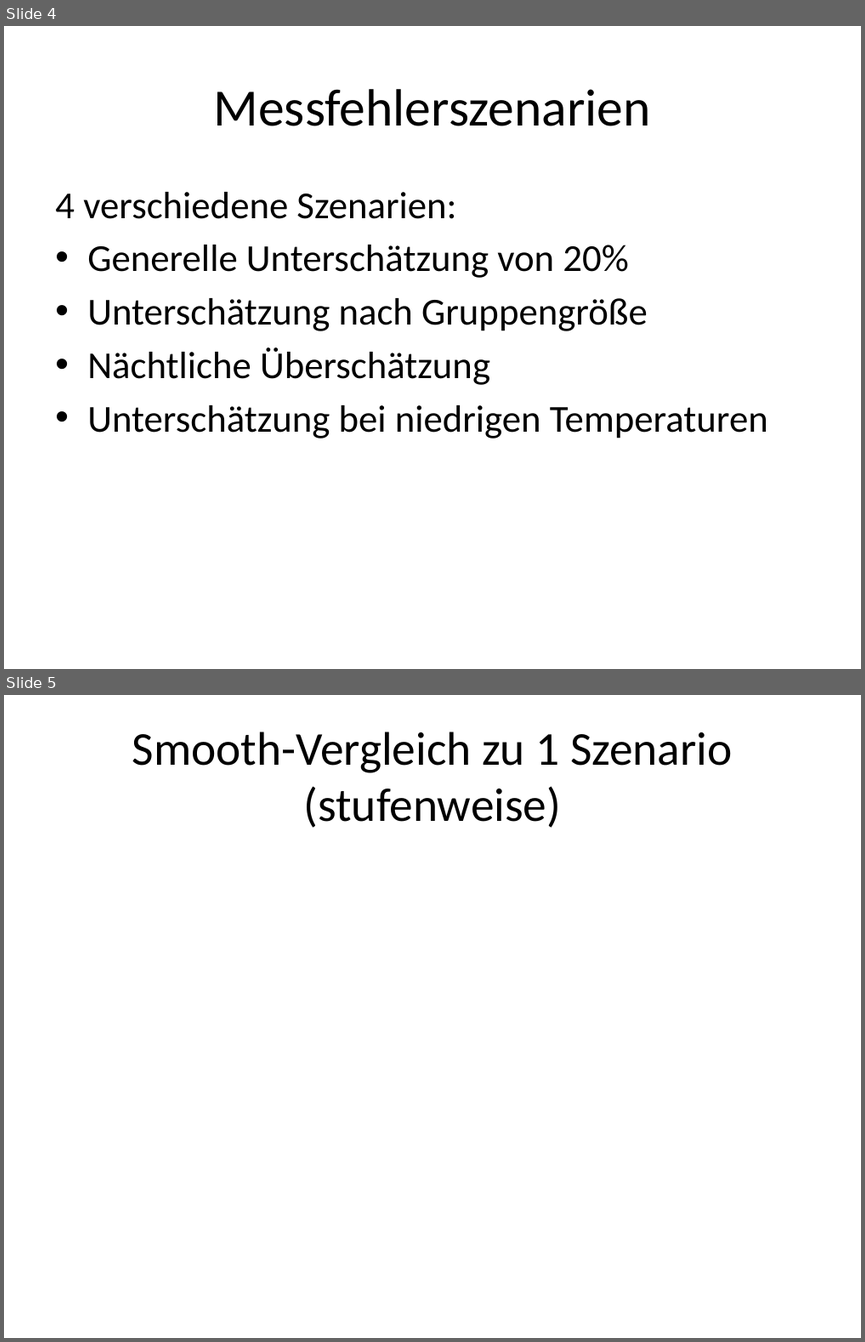
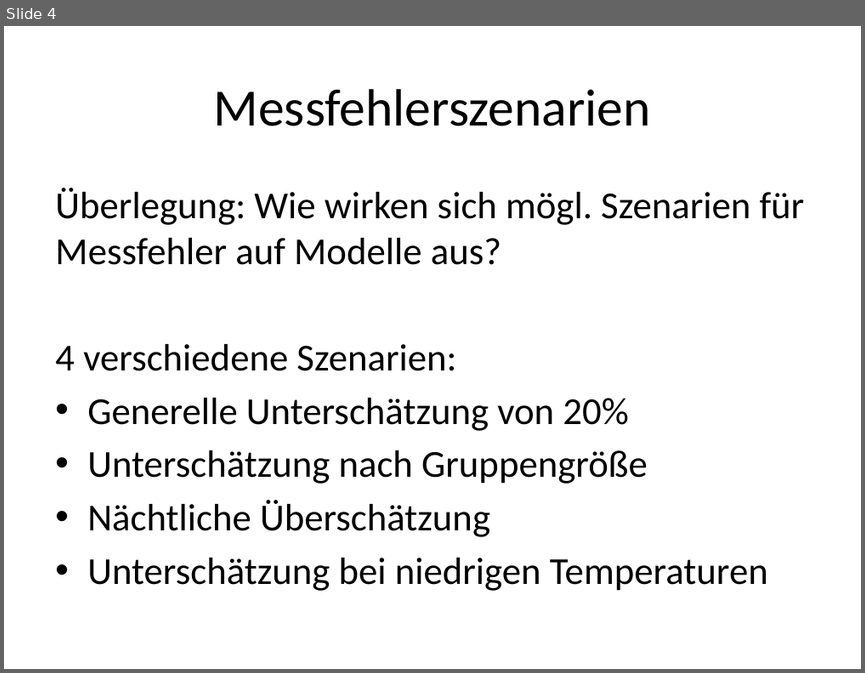
Before and after one commit to leavanh/LVS, a slide deck: Organisatorisches/messfehlerfolien.pptx. Shown one above the other, each under a label of ours: slides 4 and 5 before the commit, slide 4 after it. The pictures are 865x1342 and 865x673 pixels, drawn with LibreOffice and Linux fonts; fonts in the diff are those of the drawing. Boxes give left, top, right and bottom in pixels: in the first picture for what was removed or moved away, otherwise in the second. Text is boxed around its words. In the diff, an @@ line names an element or a change of style, - is before the commit and + after.

Commit message:
Szenarienplots und Folien aktualisiert

```diff
--- a/Organisatorisches/messfehlerfolien.pptx
+++ b/Organisatorisches/messfehlerfolien.pptx
@@ slide 5 removed at [4,695,861,1338], background #FFFFFF @@
@@ title removed at [132,732,732,828] @@
-Smooth-Vergleich zu 1 Szenario
-(stufenweise)
@@ slide 4 changed as well @@
@@ text at [55,188,805,265]: paragraph added @@
+Überlegung: Wie wirken sich mögl. Szenarien für Messfehler auf Modelle aus?
```
Also in this commit, not shown: 3 other slides changed, 3 slides added, 1 other slide removed, 2 other files.
